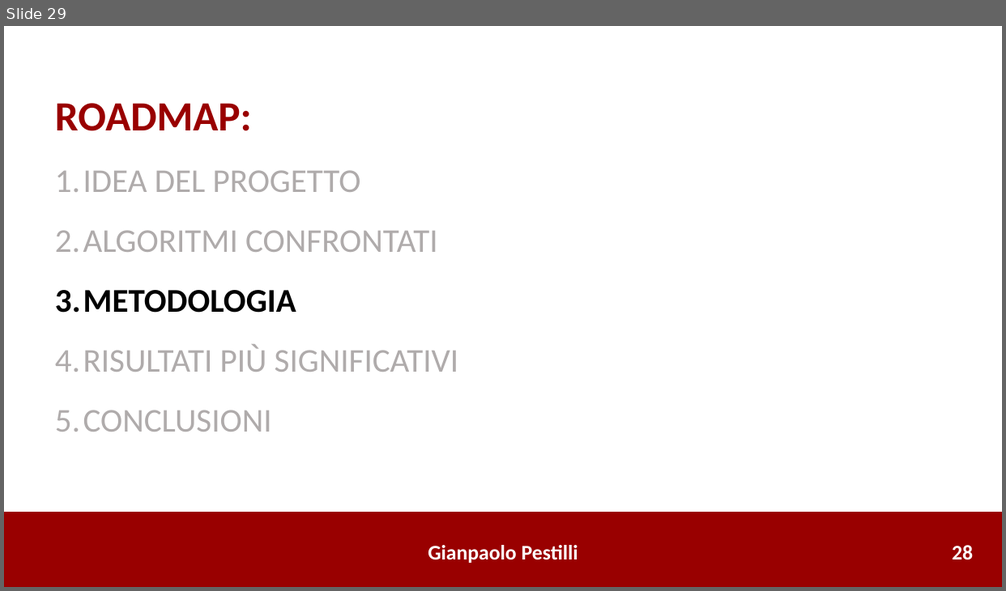
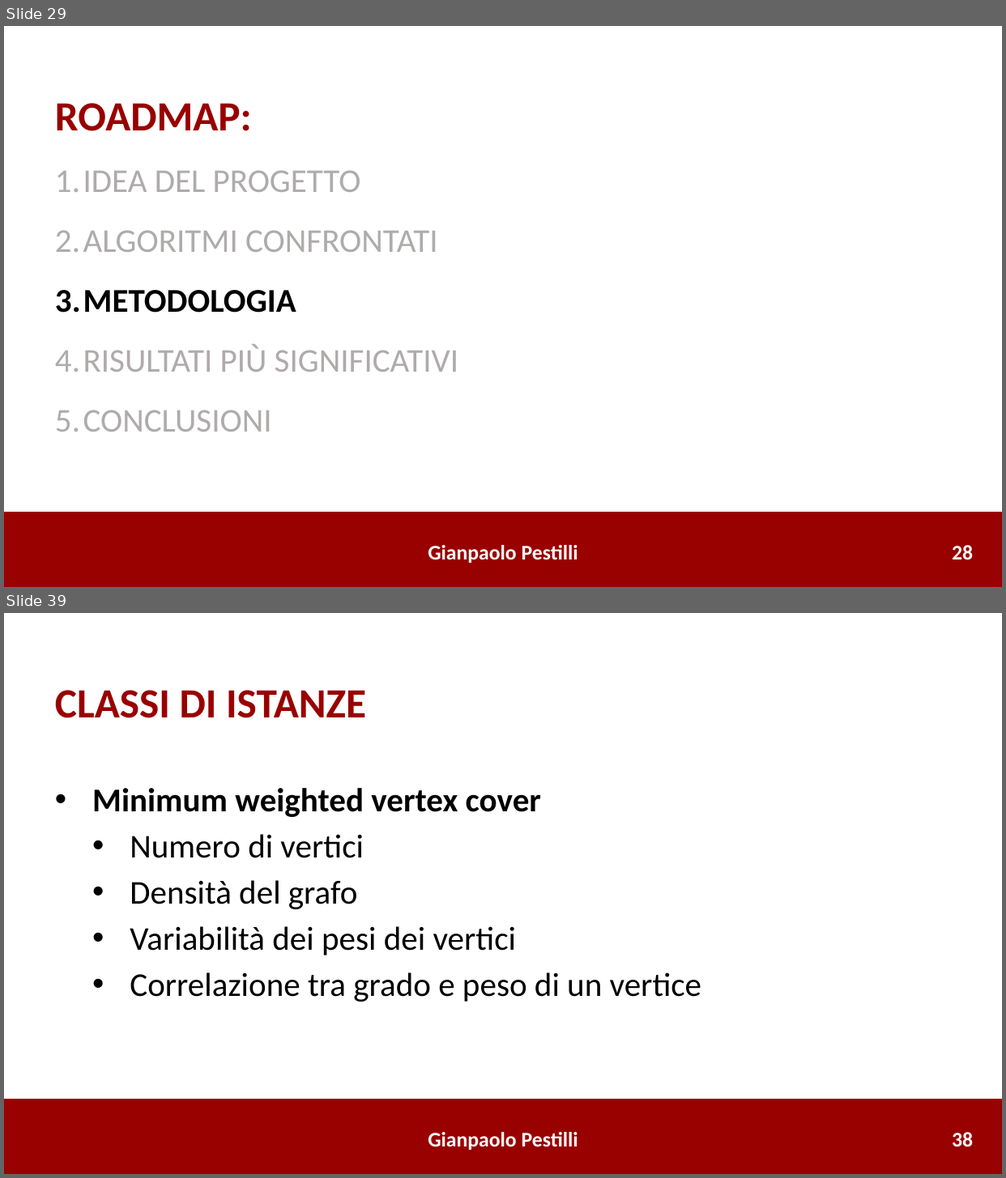
Before and after one commit to gianpaolo-pestilli/amod_project, a slide deck: Risultati_0386492.pptx. Shown one above the other, each under a label of ours: slide 29 before the commit, slides 29 and 39 after it; the slides between them are not shown. The pictures are 1006x591 and 1006x1178 pixels, drawn with LibreOffice and Linux fonts; fonts in the diff are those of the drawing. Boxes give left, top, right and bottom in pixels: in the first picture for what was removed or moved away, otherwise in the second. Text is boxed around its words. In the diff, an @@ line names an element or a change of style, - is before the commit and + after.

```diff
--- a/Risultati_0386492.pptx
+++ b/Risultati_0386492.pptx
@@ slide 39 added at bbox=[4, 613, 1002, 1174], background #FFFFFF @@
@@ text added at bbox=[55, 690, 702, 1002], 32 pt, text #000000 @@
+CLASSI DI ISTANZE
+• Minimum weighted vertex cover
+  • Numero di vertici
+  • Densità del grafo
+  • Variabilità dei pesi dei vertici
+  • Correlazione tra grado e peso di un vertice
@@ rectangle added at bbox=[4, 1099, 1002, 1174], fill #990000, outline #990000 1 pt @@
@@ text added at bbox=[428, 1132, 578, 1150], 20 pt, text #FFFFFF, bold @@
+Gianpaolo Pestilli
@@ text added at bbox=[952, 1132, 973, 1148], 20 pt, text #FFFFFF, bold @@
+38
```
Also in this commit, not shown: 30 other slides added, 3 other files.
